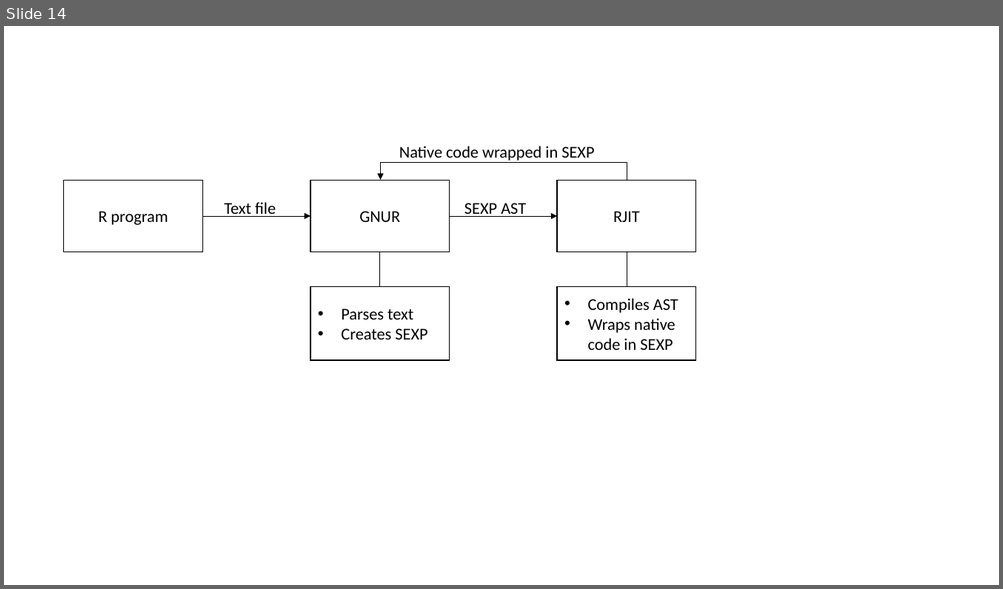
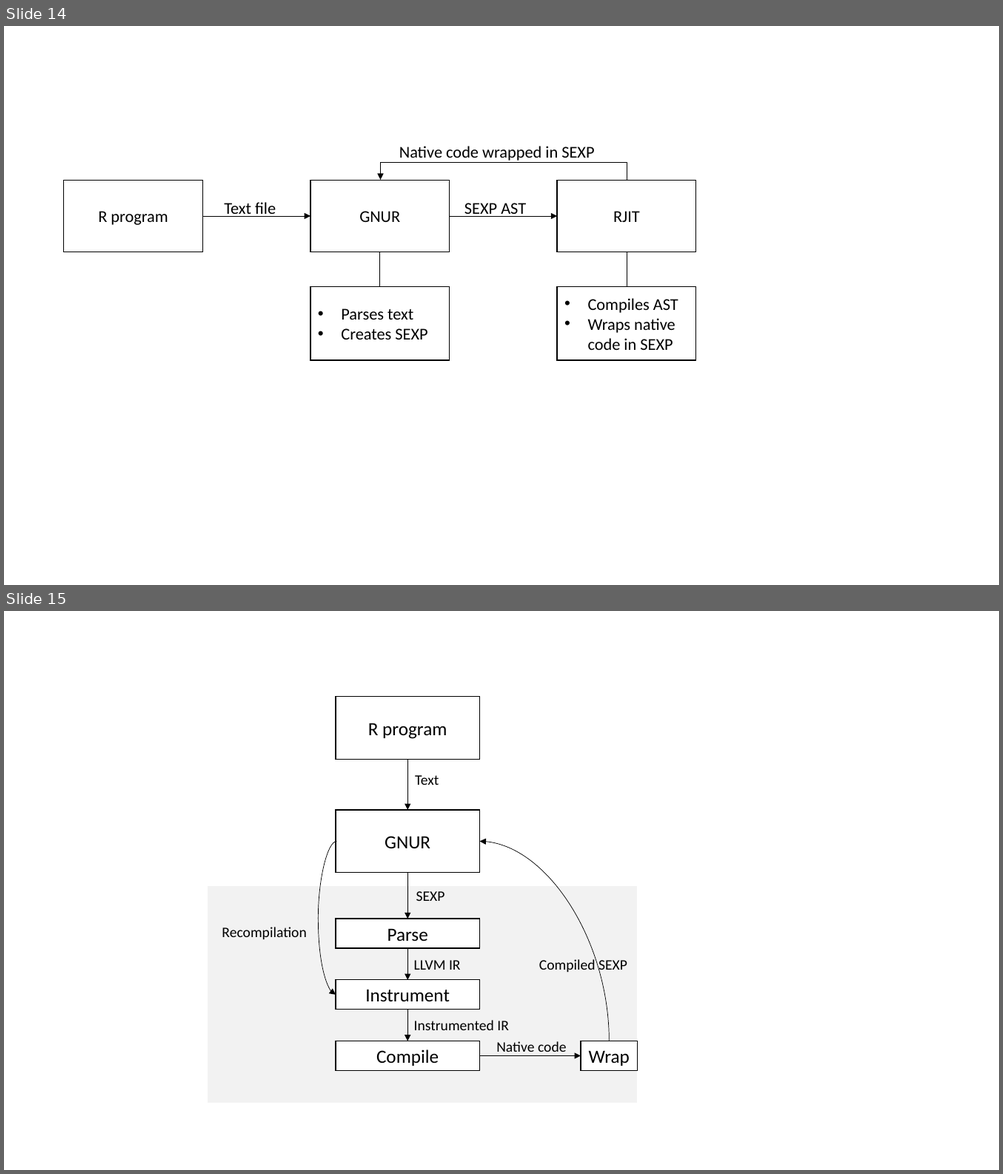
Before and after one commit to aghosn/master-thesis, a slide deck: MasterThesis/Figures/holzle.pptx. Shown one above the other, each under a label of ours: slide 14 before the commit, slides 14 and 15 after it. The pictures are 1003x589 and 1003x1174 pixels, drawn with LibreOffice and Linux fonts; fonts in the diff are those of the drawing. Boxes give left, top, right and bottom in pixels: in the first picture for what was removed or moved away, otherwise in the second. Text is boxed around its words. In the diff, an @@ line names an element or a change of style, - is before the commit and + after.

```diff
--- a/MasterThesis/Figures/holzle.pptx
+++ b/MasterThesis/Figures/holzle.pptx
@@ slide 15 added at (x1=4, y1=611, x2=999, y2=1170), background #FFFFFF @@
@@ rectangle added at (x1=336, y1=697, x2=479, y2=760), fill #FFFFFF, outline #000000 1 pt, 18 pt, text #000000 @@
+R program
@@ arrow added from (407, 760) to (407, 810), #000000 0.5 pt @@
@@ text added at (x1=415, y1=775, x2=438, y2=785), 14 pt, text #000000 @@
+Text
@@ rectangle added at (x1=336, y1=810, x2=479, y2=873), fill #FFFFFF, outline #000000 1 pt, 18 pt, text #000000 @@
+GNUR
@@ curved arrow added from (337, 842) to (336, 995), #000000 0.5 pt @@
@@ curved arrow added from (609, 1042) to (479, 842), #000000 0.5 pt @@
@@ arrow added from (407, 873) to (407, 919), #000000 0.5 pt @@
@@ rectangle added at (x1=208, y1=886, x2=637, y2=1104), fill #F2F2F2, outline #FFFFFF 1 pt @@
@@ text added at (x1=416, y1=891, x2=445, y2=901), 14 pt, text #000000 @@
+SEXP
@@ rectangle added at (x1=336, y1=919, x2=479, y2=949), fill #FFFFFF, outline #000000 1 pt, 18 pt, text #000000 @@
+Parse
@@ text added at (x1=222, y1=927, x2=306, y2=940), 14 pt, text #000000 @@
+Recompilation
@@ arrow added from (407, 948) to (407, 980), #000000 0.5 pt @@
@@ text added at (x1=414, y1=960, x2=461, y2=970), 14 pt, text #000000 @@
+LLVM IR
@@ text added at (x1=539, y1=958, x2=627, y2=974), 14 pt, text #000000 @@
+Compiled SEXP
@@ rectangle added at (x1=336, y1=980, x2=479, y2=1010), fill #FFFFFF, outline #000000 1 pt, 18 pt, text #000000 @@
+Instrument
@@ arrow added from (407, 1009) to (407, 1042), #000000 0.5 pt @@
@@ text added at (x1=414, y1=1020, x2=509, y2=1031), 14 pt, text #000000 @@
+Instrumented IR
@@ rectangle added at (x1=336, y1=1042, x2=479, y2=1071), fill #FFFFFF, outline #000000 1 pt, 18 pt, text #000000 @@
+Compile
@@ text added at (x1=496, y1=1042, x2=566, y2=1056), 14 pt, text #000000 @@
+Native code
@@ rectangle added at (x1=580, y1=1042, x2=637, y2=1071), fill #FFFFFF, outline #000000 1 pt, 18 pt, text #000000 @@
+Wrap
@@ arrow added from (479, 1056) to (580, 1056), #000000 0.5 pt @@
```
Also in this commit, not shown: 13 other files.
